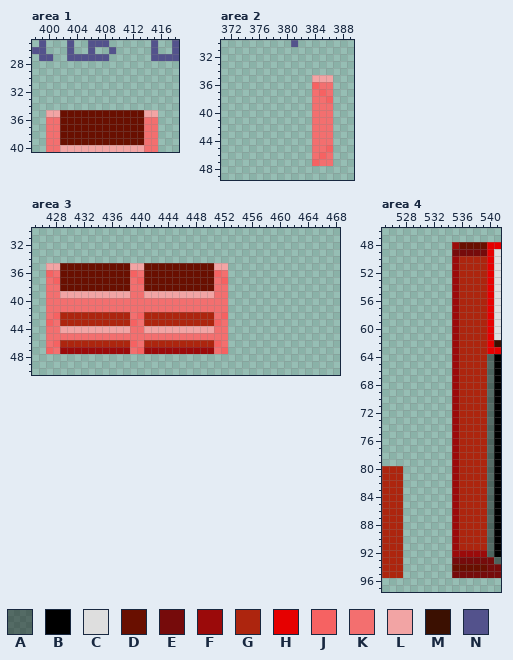
Pixel-art file, stored at Sprites, Artwork/spr_floor_tiileset.aseprite. That is the earlier state.
808x128 pixels, 1 frame. Colours within 5 levels of each other are drawn and written as one. Shown: area 1: x 398..418, y 25..40; area 2: x 371..389, y 30..49; area 3: x 425..468, y 30..50; area 4: x 525..541, y 46..97. The commit also changed other parts of the picture, which this record leaves out.
Palette (. is transparent): A #00000070  B #000000  C #dedede  D #690f00  E #760b0b  F #9b0a0a  G #ad250e  H #e60000  J #f66262  K #f36f6f  L #f2a4a4  M #3b1001  N #53528c
Pixels before, area 1, first column x 398:
25 .N...N..NNN......N..N
26 NN...N..N..N.....N..N
27 .NN..NNNNNN......NNNN
28 .....................
29 .....................
30 .....................
31 .....................
32 .....................
33 .....................
34 .....................
35 ..LLDDDDDDDDDDDDLL...
36 ..KKDDDDDDDDDDDDKK...
37 ..KKDDDDDDDDDDDDKK...
38 ..KKDDDDDDDDDDDDKK...
39 ..KKDDDDDDDDDDDDKK...
40 ..KKLLLLLLLLLLLLKK...
Pixels before, area 2, first column x 381:
30 N.....
31 ......
32 ......
33 ......
34 ......
35 ...LLL
36 ...JKK
37 ...KJK
38 ...KKJ
39 ...KKK
40 ...KKK
41 ...KKK
42 ...KKK
43 ...KKK
44 ...KKK
45 ...KKJ
46 ...KJK
47 ...JKK
Pixels before, area 3, first column x 427:
35 LLDDDDDDDDDDLLDDDDDDDDDDLL
36 JKDDDDDDDDDDJKDDDDDDDDDDJK
37 KJDDDDDDDDDDKJDDDDDDDDDDKJ
38 KKDDDDDDDDDDKKDDDDDDDDDDKK
39 KKLLLLLLLLLLKKLLLLLLLLLLKK
40 KKKKKKKKKKKKKKKKKKKKKKKKKK
41 KKKKKKKKKKKKKKKKKKKKKKKKKK
42 KJGGGGGGGGGGKJGGGGGGGGGGKJ
43 JKGGGGGGGGGGJKGGGGGGGGGGJK
44 KKLLLLLLLLLLKKLLLLLLLLLLKK
45 KKKKKKKKKKKKKKKKKKKKKKKKKK
46 KJGGGGGGGGGGJKGGGGGGGGGGJK
47 JKFFFFFFFFFFKJFFFFFFFFFFKJ
Pixels before, area 4, first column x 525:
48 ..........FDDDDHH
49 ..........EEEEEHC
50 ..........FGGGGHC
51 ..........FGGGGHC
52 ..........FGGGGHC
53 ..........FGGGGHC
54 ..........FGGGGHC
55 ..........FGGGGHC
56 ..........FGGGGHC
57 ..........FGGGGHC
58 ..........FGGGGHC
59 ..........FGGGGHC
60 ..........FGGGGHC
61 ..........FGGGGHC
62 ..........FGGGGHM
63 ..........FGGGGHH
64 ..........FGGGGAB
65 ..........FGGGGAB
66 ..........FGGGGAB
67 ..........FGGGGAB
68 ..........FGGGGAB
69 ..........FGGGGAB
70 ..........FGGGGAB
71 ..........FGGGGAB
72 ..........FGGGGAB
73 ..........FGGGGAB
74 ..........FGGGGAB
75 ..........FGGGGAB
76 ..........FGGGGAB
77 ..........FGGGGAB
78 ..........FGGGGAB
79 ..........FGGGGAB
80 GGG.......FGGGGAB
81 GGG.......FGGGGAB
82 GGG.......FGGGGAB
83 GGG.......FGGGGAB
84 GGG.......FGGGGAB
85 GGG.......FGGGGAB
86 GGG.......FGGGGAB
87 GGG.......FGGGGAB
88 GGG.......FGGGGAB
89 GGG.......FGGGGAB
90 GGG.......FGGGGAB
91 GGG.......FGGGGAB
92 GGG.......FFFFFAB
93 GGG.......EEEEEEA
94 GGG.......DDDDDEE
95 GGG.......EEEEEEE
After the commit:
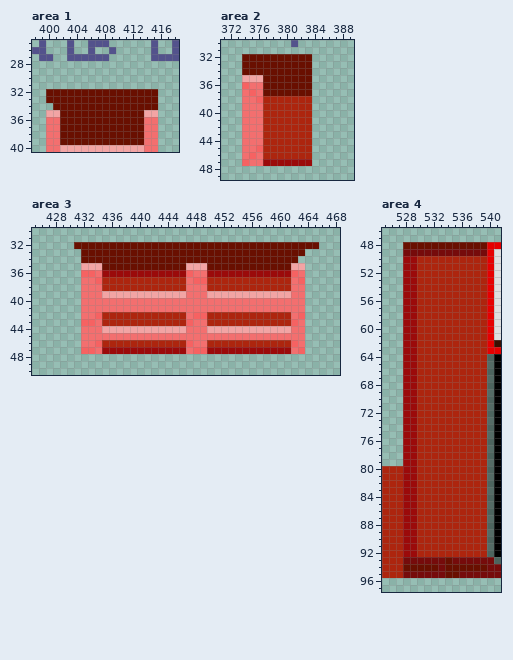
What changed:
Changed rows in their new state; - is an unchanged pixel.
Area 1:
first column x 400:
32 DDDDDDDDDDDDDDDD
33 DDDDDDDDDDDDDDDD
34 -DDDDDDDDDDDDDDD
Area 2:
first column x 374:
32 DDDDDDDDDD---
33 DDDDDDDDDD---
34 DDDDDDDDDD---
35 LLLDDDDDDD...
36 JKKDDDDDDD...
37 KJKDDDDDDD...
38 KKJGGGGGGG...
39 KKKGGGGGGG...
40 KKKGGGGGGG...
41 KKKGGGGGGG...
42 KKKGGGGGGG...
43 KKKGGGGGGG...
44 KKKGGGGGGG...
45 KKJGGGGGGG...
46 KJKGGGGGGG...
47 JKKFFFFFFF...
Area 3:
first column x 427:
32 ----DDDDDDDDDDDDDDDDDDDDDDDDDDDDDDDDDDD
33 -----DDDDDDDDDDDDDDDDDDDDDDDDDDDDDDDD--
34 -----DDDDDDDDDDDDDDDDDDDDDDDDDDDDDDD---
35 .....LLL----DD------LLL-DDDDDDDDDDDLL--
36 .....JJKFFFFFFFFFFFFJKKFFFFFFFFFFFFJK--
37 .....KKJGGGGGGGGGGGGKJJGGGGGGGGGGGGKJ--
38 .....KKKGGGGGGGGGGGGKKKGGGGGGGGGGGGKK--
39 .....KKK----LL------KKK-LLLLLLLLLLLKK--
40 .....---------------------KKKKKKKKKKK--
41 .....---------------------KKKKKKKKKKK--
42 .....KKJ----GG------KJJ-GGGGGGGGGGGKJ--
43 .....JJK----GG------JKK-GGGGGGGGGGGJK--
44 .....KKK----LL------KKK-LLLLLLLLLLLKK--
45 .....---------------------KKKKKKKKKKK--
46 .....KKJ----GG------JKK-GGGGGGGGGGGJK--
47 .....JJK----FF------KJJ-FFFFFFFFFFFKJ--
Area 4:
first column x 528:
48 DDDDDDDD----
49 EEEEEEE-----
50 FFGGGGGG----
51 FFGGGGGG----
52 FFGGGGGG----
53 FFGGGGGG----
54 FFGGGGGG----
55 FFGGGGGG----
56 FFGGGGGG----
57 FFGGGGGG----
58 FFGGGGGG----
59 FFGGGGGG----
60 FFGGGGGG----
61 FFGGGGGG----
62 FFGGGGGG----
63 FFGGGGGG----
64 FFGGGGGG----
65 FFGGGGGG----
66 FFGGGGGG----
67 FFGGGGGG----
68 FFGGGGGG----
69 FFGGGGGG----
70 FFGGGGGG----
71 FFGGGGGG----
72 FFGGGGGG----
73 FFGGGGGG----
74 FFGGGGGG----
75 FFGGGGGG----
76 FFGGGGGG----
77 FFGGGGGG----
78 FFGGGGGG----
79 FFGGGGGG----
80 FFGGGGGG----
81 FFGGGGGG----
82 FFGGGGGG----
83 FFGGGGGG----
84 FFGGGGGG----
85 FFGGGGGG----
86 FFGGGGGG----
87 FFGGGGGG----
88 FFGGGGGG----
89 FFGGGGGG----
90 FFGGGGGG----
91 FFGGGGGG----
92 FFGGGGGGGGGG
93 EEEEEED-----
94 DDDDDED-----
95 EEEEEEDD----
Changed places in both pictures, as pixel boxes (x1, y1, x2, y2):
added: (46, 89, 158, 110)
changed: (242, 54, 333, 166)
changed: (46, 242, 319, 354)
changed: (403, 242, 487, 578)
